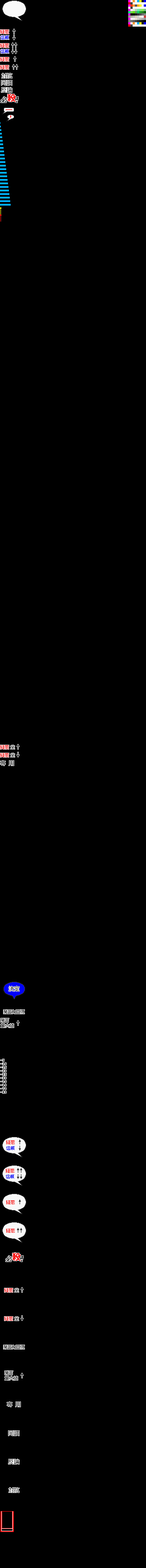
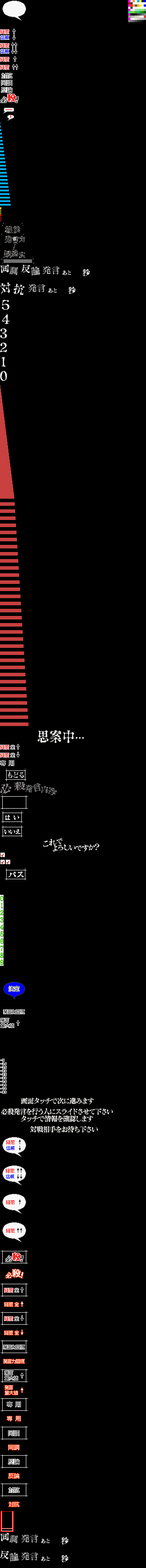
Layered file, before and after one edit (146px x 1568px). Changes by layer:
painted on "fukidasi_44_0" over bbox(4, 235, 25, 251)
painted on "fukidasi_45_0" over bbox(0, 250, 35, 264)
painted on "fukidasi_46_0" over bbox(0, 264, 90, 277)
painted on "fukidasi_47_0" over bbox(0, 282, 76, 296)
painted on "fukidasi_119_0" over bbox(36, 729, 84, 743)
painted on "fukidasi_125_0" over bbox(0, 781, 57, 796)
painted on "fukidasi_126_0" over bbox(0, 795, 29, 810)
painted on "fukidasi_128_0" over bbox(0, 810, 24, 824)
painted on "fukidasi_130_0" over bbox(0, 824, 24, 838)
painted on "fukidasi_156_0" over bbox(43, 838, 100, 852)
painted on "fukidasi_217_0" over bbox(20, 1097, 94, 1105)
painted on "fukidasi_218_0" over bbox(0, 1108, 113, 1123)
painted on "fukidasi_219_0" over bbox(29, 1125, 98, 1133)
painted on "fukidasi_232_1" over bbox(0, 1250, 29, 1265)
painted on "fukidasi_234_2" over bbox(0, 1282, 29, 1298)
painted on "fukidasi_237_2" over bbox(0, 1311, 29, 1326)
painted on "fukidasi_240_1" over bbox(0, 1339, 29, 1354)
painted on "fukidasi_243_1" over bbox(0, 1368, 29, 1383)
painted on "fukidasi_246_1" over bbox(0, 1397, 29, 1412)
painted on "fukidasi_249_1" over bbox(0, 1425, 29, 1441)
painted on "fukidasi_252_1" over bbox(0, 1454, 29, 1469)
painted on "fukidasi_255_1" over bbox(0, 1482, 29, 1497)
painted on "fukidasi_259_0" over bbox(0, 1532, 69, 1545)
painted on "fukidasi_260_0" over bbox(0, 1550, 69, 1563)
…and 92 more changes (92 painted)
